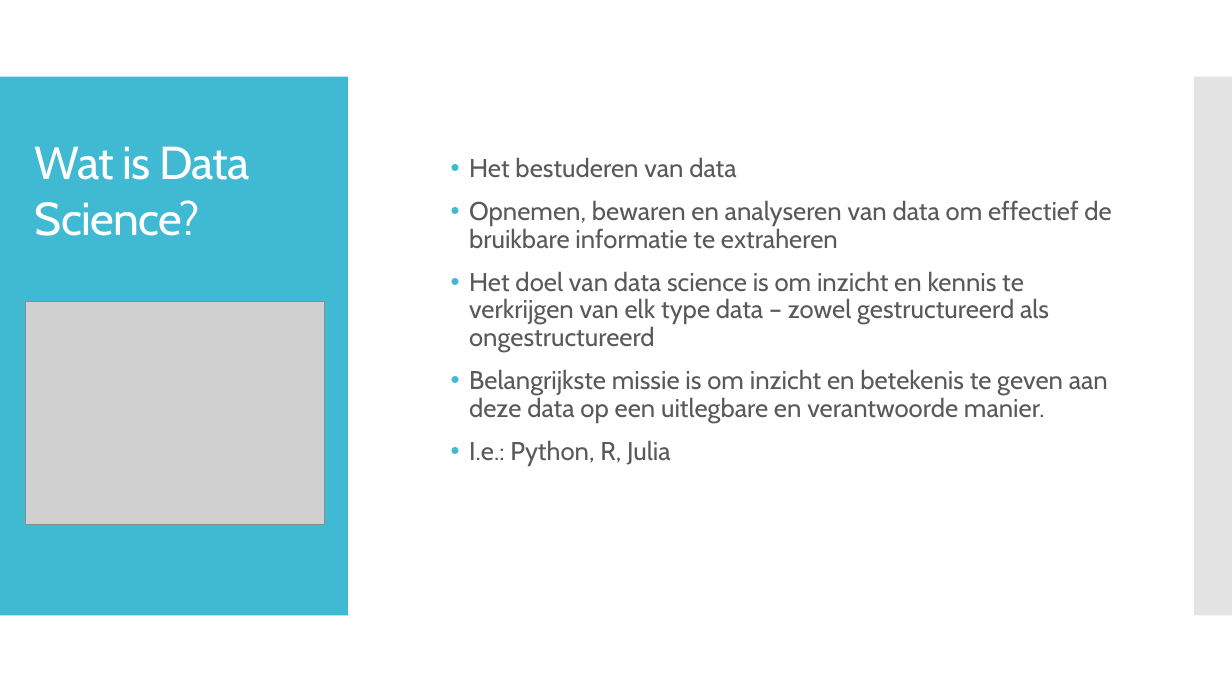
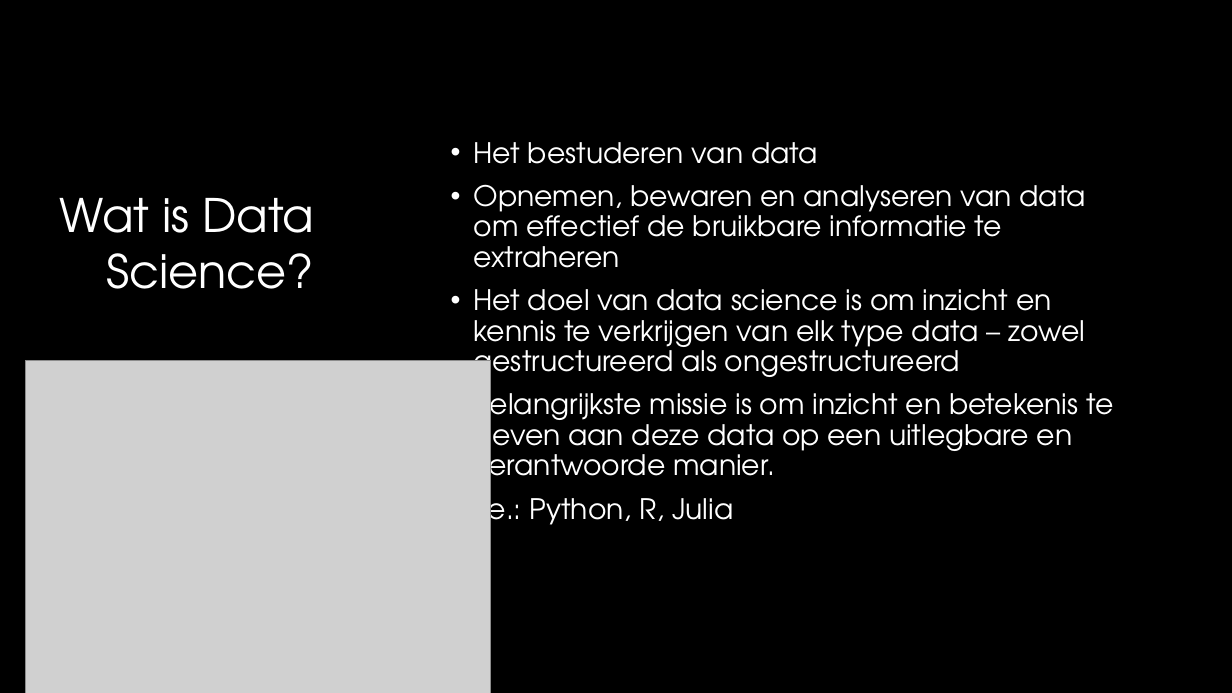
Before and after one commit to Laerositus/IntroDataSciencePortfolio, a slide deck: slide 1 of Wat is Data Science.pptx. Drawn at 1232x693 pixels with LibreOffice and Linux fonts; fonts in the diff are those of the drawing; grey boxes stand for pictures; background and template pictures are left out. Boxes give left, top, right and bottom in pixels: in the first picture for what was removed or moved away, otherwise in the second. Text is boxed around its words. In the diff, an @@ line names an element or a change of style, - is before the commit and + after.

```diff
--- a/Wat is Data Science.pptx
+++ b/Wat is Data Science.pptx
@@ background #FFFFFF to #000000 @@
@@ rectangle removed at <box>0,77,348,616</box> @@
@@ text "Het bestuderen van data" at <box>474,142,1113,532</box>: size 20 to 22 pt, font Cabin to TeX Gyre Adventor, text colour #595959 to #FFFFFF; indent changed; less space between paragraphs; vertical alignment middle to top @@
@@ rectangle removed at <box>1194,77,1232,616</box> @@
@@ title "Wat is Data Science?": place and size @@
-title "Wat is Data Science?" at <box>35,146,249,236</box>
+title "Wat is Data Science?" at <box>59,198,315,289</box>
@@ title "Wat is Data Science?" at <box>59,198,315,289</box>: font Cabin to TeX Gyre Adventor, letter spacing -0.6 to 0 pt; alignment left to right @@
@@ picture: place and size @@
-picture at <box>26,302,325,525</box>
+picture at <box>26,360,492,693</box>
```
Also in this commit, not shown: 3 slides added.
